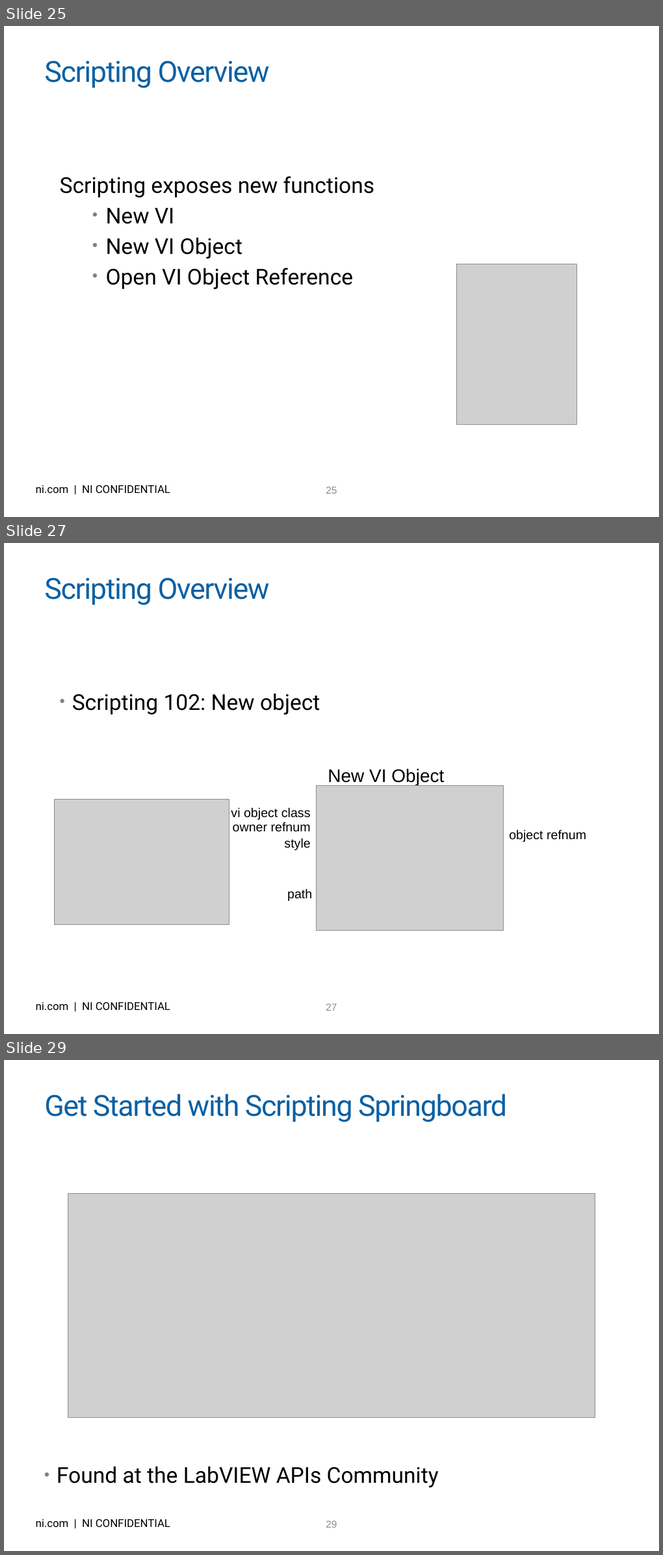
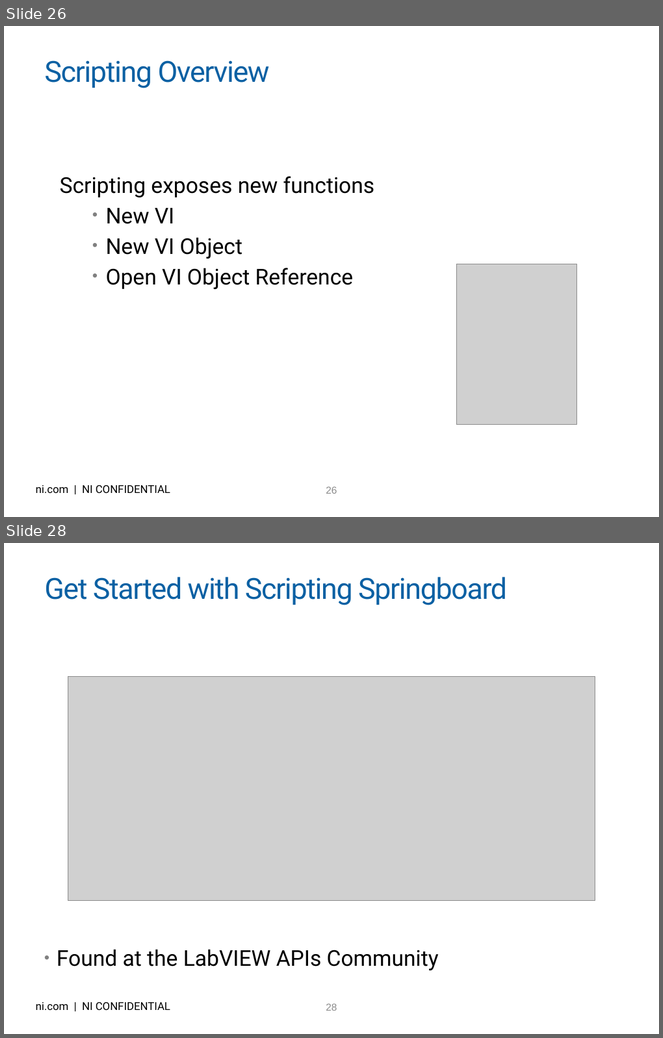
Before and after one commit to njhollenback/Presentations, a slide deck: LV for Advanced Apps - 10 Keys to Success.pptx. Shown one above the other, each under a label of ours: slides 25, 27 and 29 before the commit, slides 26 and 28 after it; the slides between them are not shown. The pictures are 663x1555 and 663x1038 pixels, drawn with LibreOffice and Linux fonts; fonts in the diff are those of the drawing; grey boxes stand for pictures; background and template pictures are left out. Boxes give left, top, right and bottom in pixels: in the first picture for what was removed or moved away, otherwise in the second. Text is boxed around its words. In the diff, an @@ line names an element or a change of style, - is before the commit and + after.

```diff
--- a/LV for Advanced Apps - 10 Keys to Success.pptx
+++ b/LV for Advanced Apps - 10 Keys to Success.pptx
@@ slide 27 removed at [4, 543, 659, 1034], background picture (left out); not listed: 2 template elements that a slide beside it also shows @@
@@ title removed at [44, 577, 270, 605] @@
-Scripting Overview
@@ text removed at [72, 693, 320, 715] @@
-• Scripting 102: New object
@@ text removed at [328, 769, 444, 786] @@
-New VI Object
@@ picture removed at [317, 786, 503, 931] @@
@@ picture removed at [55, 800, 230, 926] @@
@@ text removed at [231, 808, 311, 820] @@
-vi object class
@@ text removed at [233, 823, 311, 832] @@
-owner refnum
@@ text removed at [509, 830, 586, 842] @@
-object refnum
@@ text removed at [284, 838, 310, 850] @@
-style
@@ text removed at [287, 889, 312, 901] @@
-path
@@ what was slide 25 is now slide 26 @@
@@ page number at [326, 487, 337, 494]: text changed @@
-25
+26
@@ what was slide 29 is now slide 28 @@
```
Also in this commit, not shown: 8 slides changed, 4 slides added, 2 other slides removed.
